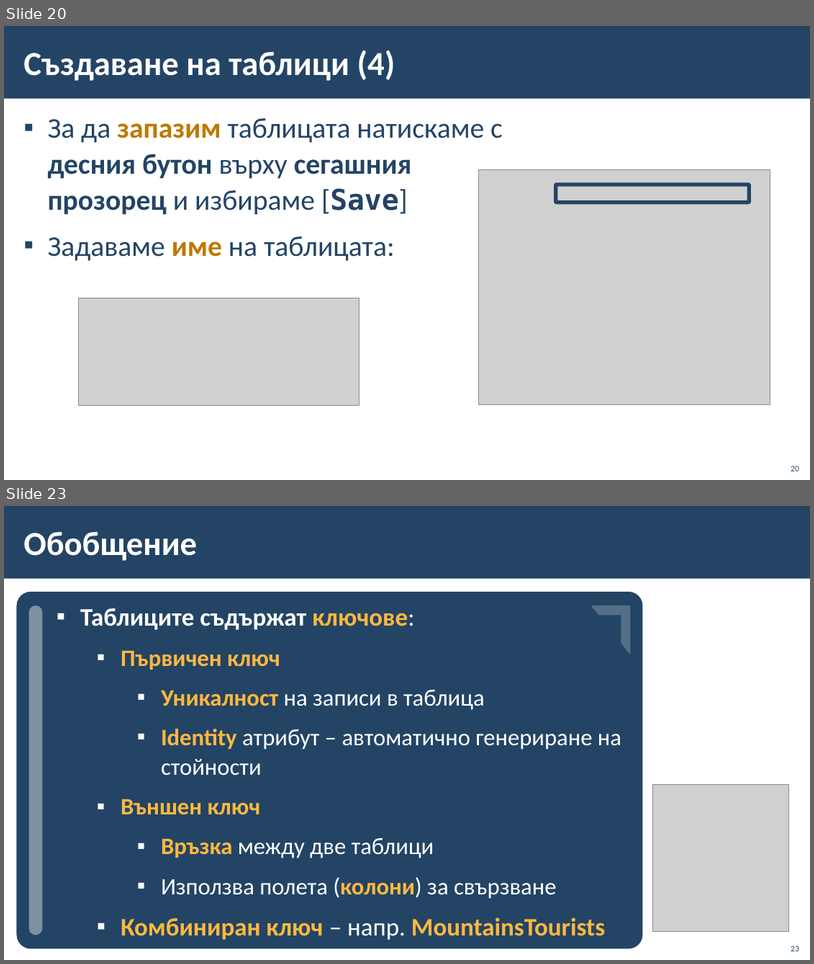
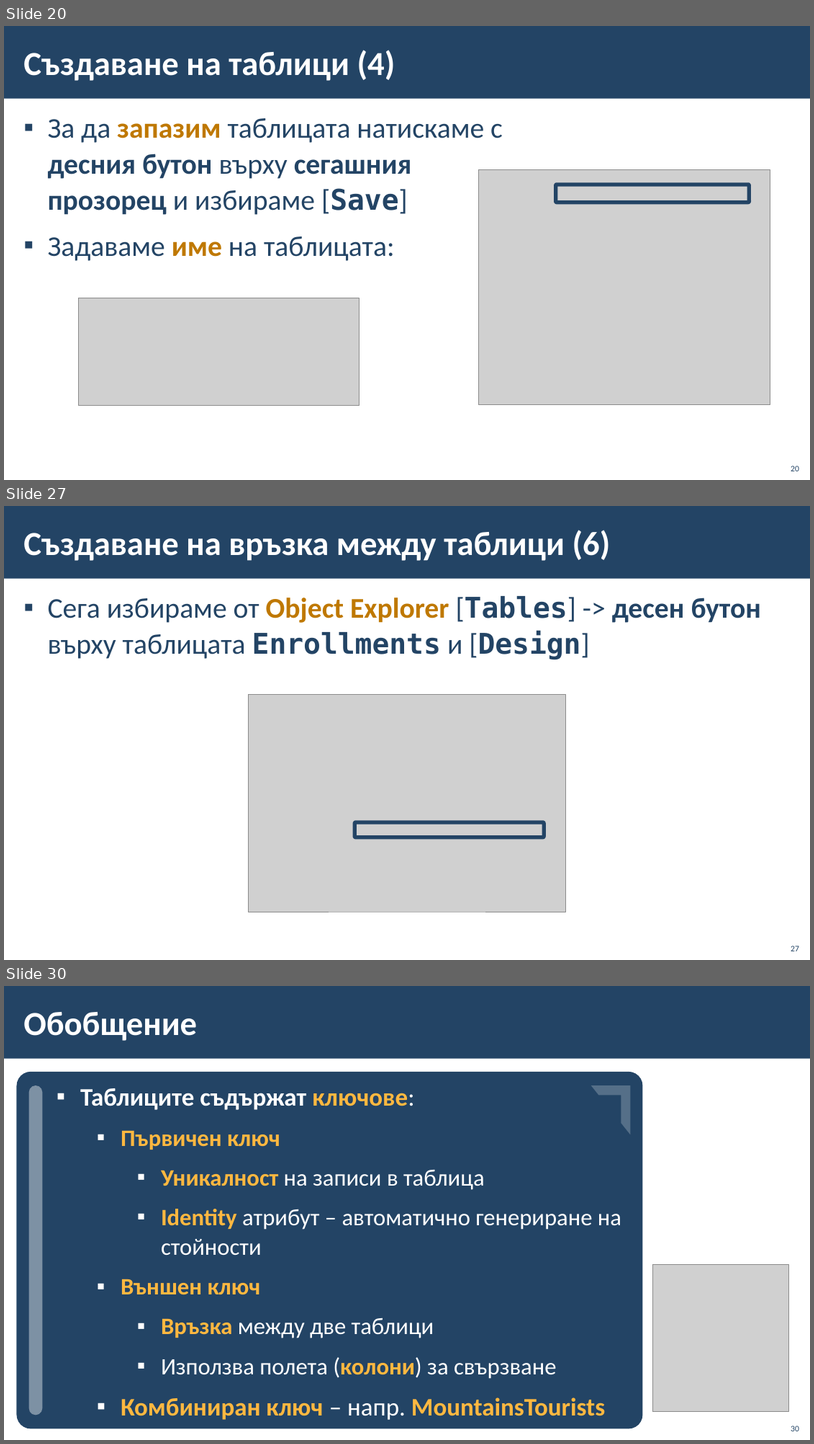
Before and after one commit to BG-IT-Edu/School-Programming, a slide deck: Courses/Software-Sciences/Module-3-Databases-New/07-Modeling-Databases/06-Modeling-Databases.pptx. Shown one above the other, each under a label of ours: slides 20 and 23 before the commit, slides 20, 27 and 30 after it; the slides between them are not shown. The pictures are 814x964 and 814x1444 pixels, drawn with LibreOffice and Linux fonts; fonts in the diff are those of the drawing; grey boxes stand for pictures; background and template pictures are left out. Boxes give left, top, right and bottom in pixels: in the first picture for what was removed or moved away, otherwise in the second. Text is boxed around its words. In the diff, an @@ line names an element or a change of style, - is before the commit and + after.

```diff
--- a/Courses/Software-Sciences/Module-3-Databases-New/07-Modeling-Databases/06-Modeling-Databases.pptx
+++ b/Courses/Software-Sciences/Module-3-Databases-New/07-Modeling-Databases/06-Modeling-Databases.pptx
@@ slide 27 added at bbox=[4, 506, 810, 960], background #FFFFFF; not listed: 1 template element that a slide beside it also shows @@
@@ title added at bbox=[23, 530, 611, 561], 40 pt, text #FFFFFF, bold @@
+Създаване на връзка между таблици (6)
@@ text added at bbox=[48, 596, 761, 659], 34 pt, text #234465, bold @@
+▪ Сега избираме от Object Explorer [Tables] -> десен бутон върху таблицата Enrollments и [Design]
@@ picture added at bbox=[249, 694, 566, 911] @@
@@ rounded rectangle added at bbox=[355, 822, 544, 837], outline #234465 4.5 pt @@
@@ page number added at bbox=[791, 945, 800, 951], 10 pt, text #234465 @@
+27
@@ what was slide 23 is now slide 30 @@
@@ page number at bbox=[791, 1425, 800, 1431]: text changed @@
-23
+30
```
Also in this commit, not shown: 2 slides changed, 7 other slides added, 1 slide removed.
